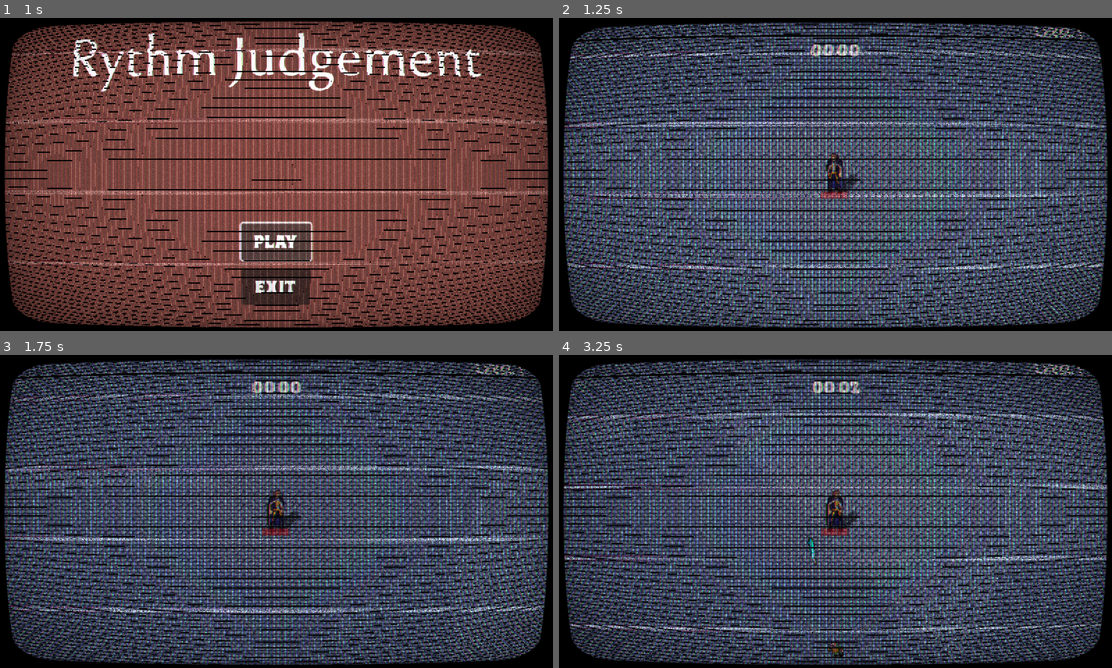
Above: before the commit, frames 1-4 (two rows, left to right).
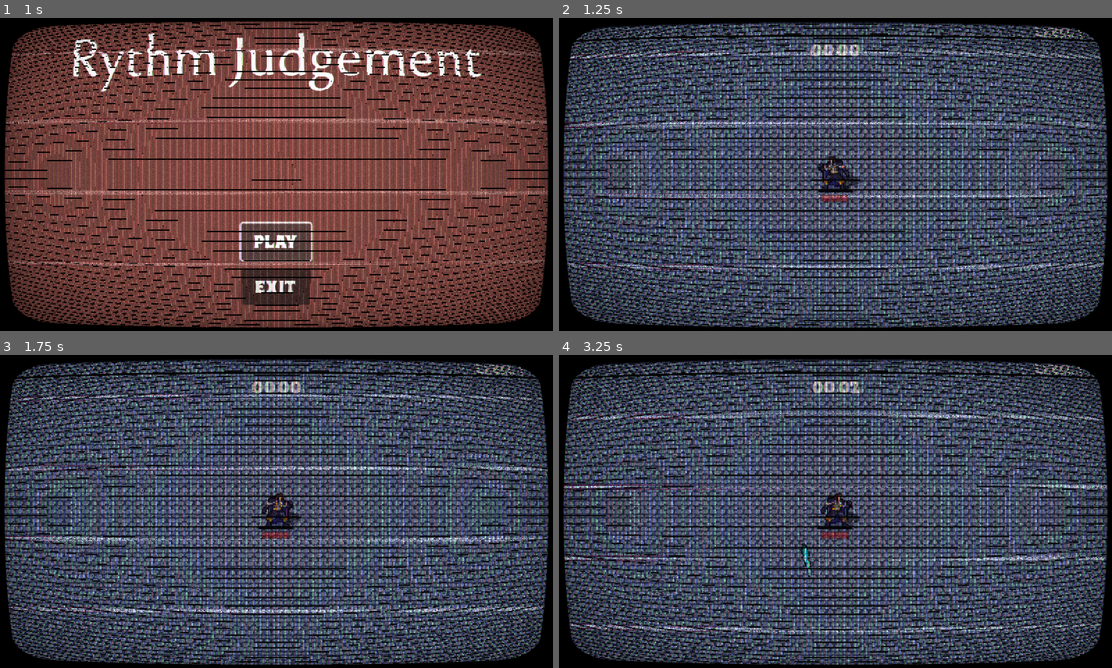
Above: after the commit, the same moments.

Repository: DiogoSabec/Rythm-Judgment
Game: Godot game, scene res://TitleScreen/menu.tscn
Same seed, same stepped clock (60 frames per second), same inputs: the game is played once before the commit and once after it. Sound files missing from this copy of the repository are replaced by a short silence.
Inputs (mouse positions are in pixels of both pictures, inside the frame that each line leads up to):
- Up to frame 1 (1 s): click "Play" at 0.5 s
- Up to frame 2 (1.25 s): no input
- Up to frame 3 (1.75 s): move the mouse to (398, 495) at 1.27 s; hold D (right) from 1.28 s (still down); click (398, 495) at 1.35 s
- Up to frame 4 (3.25 s): move the mouse to (724, 527) at 2.02 s; release D (right) at 2.03 s; hold S (down) 2.03-2.78 s; click (724, 527) at 2.1 s; move the mouse to (890, 442) at 2.77 s; hold D (right) from 2.78 s (still down); click (890, 442) at 2.85 s

Frame 1 is identical in both runs. In frame 2, 53% of the frame differs, in the area x 0-100%, y 1-99%; in frame 3, 52%; in frame 4, 53%.

Commit message:
Added new character sprite

Diff:
--- a/SurvivorsClone_Complete-main/Player/GUI/pause.tscn
+++ b/SurvivorsClone_Complete-main/Player/GUI/pause.tscn
@@ -1,8 +1,9 @@
-[gd_scene load_steps=4 format=3 uid="uid://3rmf6o4v314s"]
+[gd_scene load_steps=5 format=3 uid="uid://3rmf6o4v314s"]
 
 [ext_resource type="Script" path="res://Player/GUI/pause.gd" id="1_5txul"]
 [ext_resource type="PackedScene" uid="uid://b7c7gsdx2rkjm" path="res://Utility/basic_button.tscn" id="2_6drxv"]
 [ext_resource type="Texture2D" uid="uid://dfnaaou240n3k" path="res://Textures/GUI/Menu.png" id="2_06ytr"]
+[ext_resource type="FontFile" uid="uid://1dcjvvw52hll" path="res://Font/Wonderbar.ttf" id="4_ymhoe"]
 
 [node name="Pause" type="Control"]
 layout_mode = 3
@@ -18,16 +19,16 @@
 script = ExtResource("1_5txul")
 
 [node name="Sprite2D" type="Sprite2D" parent="."]
-position = Vector2(320, 187)
+position = Vector2(320, 193)
 texture = ExtResource("2_06ytr")
 offset = Vector2(3.115, 0)
 
 [node name="btn_play" parent="." instance=ExtResource("2_6drxv")]
 layout_mode = 0
-offset_left = 278.0
-offset_top = 158.0
-offset_right = 365.0
-offset_bottom = 200.0
+offset_left = 280.0
+offset_top = 191.0
+offset_right = 368.0
+offset_bottom = 233.0
 theme_override_font_sizes/font_size = 15
 text = "Novo jogo"
 
@@ -42,11 +43,21 @@
 
 [node name="btn_return" parent="." instance=ExtResource("2_6drxv")]
 layout_mode = 0
-offset_left = 279.0
-offset_top = 73.0
+offset_left = 280.0
+offset_top = 134.0
 offset_right = 368.0
-offset_bottom = 115.0
+offset_bottom = 176.0
 text = "Resume"
+
+[node name="Label" type="Label" parent="."]
+layout_mode = 0
+offset_left = 271.0
+offset_top = 69.0
+offset_right = 377.0
+offset_bottom = 127.0
+theme_override_fonts/font = ExtResource("4_ymhoe")
+theme_override_font_sizes/font_size = 35
+text = "Pause"
 
 [connection signal="click_end" from="btn_play" to="." method="_on_btn_play_click_end"]
 [connection signal="click_end" from="btn_exit" to="." method="_on_btn_exit_click_end"]
--- a/SurvivorsClone_Complete-main/Player/player.tscn
+++ b/SurvivorsClone_Complete-main/Player/player.tscn
@@ -2,7 +2,7 @@
 
 [ext_resource type="Script" path="res://Player/player.gd" id="1_37q80"]
 [ext_resource type="Shader" path="res://TitleScreen/vhs.gdshader" id="2_4bmmi"]
-[ext_resource type="Texture2D" uid="uid://bvu1dfm1r7gic" path="res://Textures/Magnus.png" id="2_dcr27"]
+[ext_resource type="Texture2D" uid="uid://p46qgvgj233p" path="res://Textures/MagnusV2.png" id="3_4s771"]
 [ext_resource type="Shader" path="res://Player/shadow.gdshader" id="3_eycu1"]
 [ext_resource type="PackedScene" uid="uid://xy3cvpwdy828" path="res://Utility/hurt_box.tscn" id="3_gs51i"]
 [ext_resource type="Texture2D" uid="uid://dx7xx6vfahxlq" path="res://Textures/GUI/exp_background.png" id="4_pbpj5"]
@@ -33,7 +33,7 @@
 shader_parameter/noise_opacity = 0.4
 shader_parameter/noise_speed = 5.0
 shader_parameter/static_noise_intensity = 0.06
-shader_parameter/aberration = 0.00500005
+shader_parameter/aberration = 0.00200005
 shader_parameter/brightness = 1.2
 shader_parameter/discolor = false
 shader_parameter/warp_amount = 0.326
@@ -83,13 +83,14 @@
 
 [node name="Sprite2D" type="Sprite2D" parent="."]
 z_index = 1
-texture = ExtResource("2_dcr27")
+texture = ExtResource("3_4s771")
 
 [node name="SpriteShadow" type="Sprite2D" parent="."]
 material = SubResource("ShaderMaterial_c86xp")
-texture = ExtResource("2_dcr27")
+texture = ExtResource("3_4s771")
 
 [node name="Camera2D" type="Camera2D" parent="."]
+zoom = Vector2(1.25, 1.25)
 position_smoothing_speed = 50.0
 
 [node name="CollisionShape2D" type="CollisionShape2D" parent="."]
@@ -187,9 +188,9 @@
 self_modulate = Color(1, 1, 1, 0.392157)
 layout_mode = 0
 offset_left = 304.0
-offset_top = 200.0
+offset_top = 204.0
 offset_right = 336.0
-offset_bottom = 208.0
+offset_bottom = 212.0
 value = 50.0
 texture_over = ExtResource("8_flesq")
 texture_progress = ExtResource("9_uker1")
Binary file added: SurvivorsClone_Complete-main/Textures/MagnusV2.gif
Binary file added: SurvivorsClone_Complete-main/Textures/MagnusV2.png
Not shown, added: SurvivorsClone_Complete-main/Textures/MagnusV2.png.import
